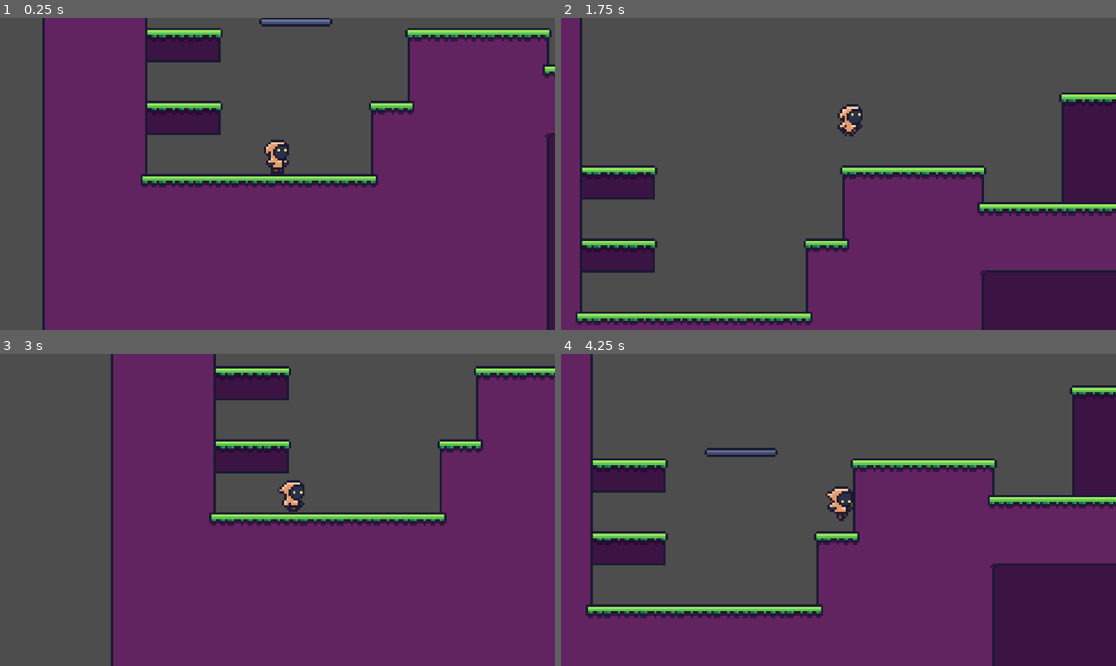
Above: before the commit, frames 1-4 (two rows, left to right).
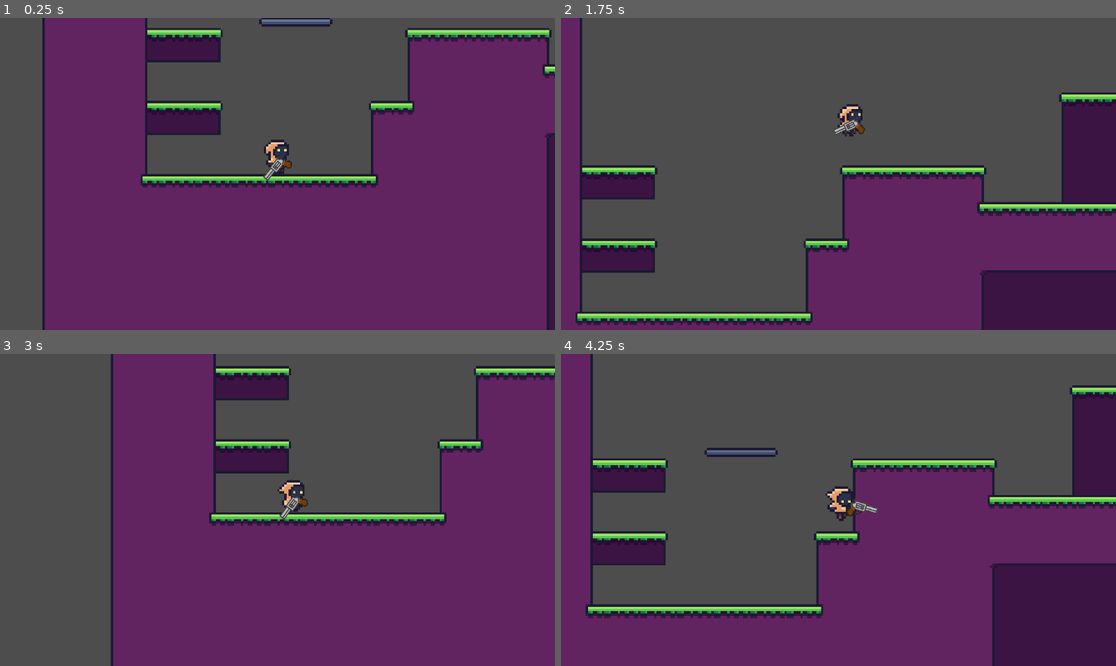
Above: after the commit, the same moments.

Repository: Greeper-T/godotTestProject2DRougePlatformer
Game: Godot game, scene res://assets/scenes/playable/area_1.tscn
Two runs of this game, one before a commit and one after it. Both use one fixed random seed, a clock stepped at 60 frames per second and the inputs below.
Inputs (mouse positions are in pixels of both pictures, inside the frame that each line leads up to):
- Up to frame 1 (0.25 s): no input
- Up to frame 2 (1.75 s): move the mouse to (960, 158) at 0.52 s; hold Shift (sprint) 0.53-1.28 s; hold D (moveRight) from 0.53 s (still down); tap Space (jump) at 0.77, 1.52 s; move the mouse to (727, 189) at 1.27 s; tap Shift (sprint) at 1.35 s
- Up to frame 3 (3 s): move the mouse to (333, 441) at 2.02 s; release D (moveRight) at 2.03 s; hold A (moveLeft) 2.03-2.78 s; hold Shift (sprint) 2.03-2.78 s; move the mouse to (249, 572) at 2.77 s; hold D (moveRight) from 2.78 s (still down); tap Shift (sprint) at 2.85 s
- Up to frame 4 (4.25 s): keep holding D (moveRight); tap Space (jump) at 3.02, 3.77 s; move the mouse to (1005, 556) at 3.52 s; hold Shift (sprint) from 3.53 s (still down)

The runs differ from the first frame. In frame 1, 0.1% of the frame differs, in the area x 47-53%, y 44-53%; in frame 2, 0.1%; in frame 3, 0.1%; in frame 4, 0.2%, in the area x 51-58%, y 46-53%.

Commit message:
gun partial

Diff:
--- a/2dgametestproject/assets/scenes/areaFunctions/area_template.tscn
+++ b/2dgametestproject/assets/scenes/areaFunctions/area_template.tscn
@@ -1,7 +1,7 @@
 [gd_scene load_steps=6 format=3 uid="uid://wcax7nv42gkc"]
 
 [ext_resource type="Texture2D" uid="uid://b0q78ik8ygp5y" path="res://assets/sprites/tiles_1.png" id="1_vme8i"]
-[ext_resource type="PackedScene" uid="uid://d2l0t1tx054pt" path="res://assets/scenes/player.tscn" id="2_1evhl"]
+[ext_resource type="PackedScene" uid="uid://d2l0t1tx054pt" path="res://assets/scenes/playerStuff/player.tscn" id="2_1evhl"]
 [ext_resource type="PackedScene" uid="uid://cww25wrm4ycu1" path="res://assets/scenes/areaFunctions/portal.tscn" id="3_xx5pg"]
 
 [sub_resource type="TileSetAtlasSource" id="TileSetAtlasSource_ab1ui"]
--- /dev/null
+++ b/2dgametestproject/assets/scenes/playerStuff/gun.tscn
@@ -0,0 +1,12 @@
+[gd_scene load_steps=3 format=3 uid="uid://ctcrgjuc2gwmc"]
+
+[ext_resource type="Script" path="res://assets/scripts/gun.gd" id="1_wnbu3"]
+[ext_resource type="Texture2D" uid="uid://c6gltlx50uge0" path="res://assets/sprites/gun.png" id="2_5j8aa"]
+
+[node name="gun" type="Node2D"]
+script = ExtResource("1_wnbu3")
+
+[node name="Sprite2D" type="Sprite2D" parent="."]
+position = Vector2(5, -1)
+scale = Vector2(0.0569498, 0.0541237)
+texture = ExtResource("2_5j8aa")
--- a/2dgametestproject/assets/scenes/player.tscn
+++ b/2dgametestproject/assets/scenes/playerStuff/player.tscn
@@ -1,59 +1,60 @@
-[gd_scene load_steps=19 format=3 uid="uid://d2l0t1tx054pt"]
+[gd_scene load_steps=20 format=3 uid="uid://d2l0t1tx054pt"]
 
-[ext_resource type="Script" path="res://assets/scripts/playerController.gd" id="1_3xbbv"]
-[ext_resource type="Texture2D" uid="uid://2x2hl1f71e77" path="res://assets/sprites/player.png" id="1_381pq"]
-[ext_resource type="Script" path="res://assets/scripts/player_animator.gd" id="2_4y2mp"]
+[ext_resource type="Script" path="res://assets/scripts/playerController.gd" id="1_layom"]
+[ext_resource type="Script" path="res://assets/scripts/player_animator.gd" id="2_1rjcr"]
+[ext_resource type="Texture2D" uid="uid://2x2hl1f71e77" path="res://assets/sprites/player.png" id="3_h55n8"]
+[ext_resource type="PackedScene" uid="uid://ctcrgjuc2gwmc" path="res://assets/scenes/playerStuff/gun.tscn" id="4_x0kyn"]
 
 [sub_resource type="AtlasTexture" id="AtlasTexture_4le1s"]
-atlas = ExtResource("1_381pq")
+atlas = ExtResource("3_h55n8")
 region = Rect2(0, 48, 16, 16)
 
 [sub_resource type="AtlasTexture" id="AtlasTexture_iddn4"]
-atlas = ExtResource("1_381pq")
+atlas = ExtResource("3_h55n8")
 region = Rect2(0, 0, 16, 16)
 
 [sub_resource type="AtlasTexture" id="AtlasTexture_igab3"]
-atlas = ExtResource("1_381pq")
+atlas = ExtResource("3_h55n8")
 region = Rect2(16, 0, 16, 16)
 
 [sub_resource type="AtlasTexture" id="AtlasTexture_bo65r"]
-atlas = ExtResource("1_381pq")
+atlas = ExtResource("3_h55n8")
 region = Rect2(32, 0, 16, 16)
 
 [sub_resource type="AtlasTexture" id="AtlasTexture_o0pk2"]
-atlas = ExtResource("1_381pq")
+atlas = ExtResource("3_h55n8")
 region = Rect2(48, 0, 16, 16)
 
 [sub_resource type="AtlasTexture" id="AtlasTexture_yp7ka"]
-atlas = ExtResource("1_381pq")
+atlas = ExtResource("3_h55n8")
 region = Rect2(64, 0, 16, 16)
 
 [sub_resource type="AtlasTexture" id="AtlasTexture_o2k2w"]
-atlas = ExtResource("1_381pq")
+atlas = ExtResource("3_h55n8")
 region = Rect2(80, 0, 16, 16)
 
 [sub_resource type="AtlasTexture" id="AtlasTexture_dif6c"]
-atlas = ExtResource("1_381pq")
+atlas = ExtResource("3_h55n8")
 region = Rect2(96, 0, 16, 16)
 
 [sub_resource type="AtlasTexture" id="AtlasTexture_7xkua"]
-atlas = ExtResource("1_381pq")
+atlas = ExtResource("3_h55n8")
 region = Rect2(0, 32, 16, 16)
 
 [sub_resource type="AtlasTexture" id="AtlasTexture_scby7"]
-atlas = ExtResource("1_381pq")
+atlas = ExtResource("3_h55n8")
 region = Rect2(0, 16, 16, 16)
 
 [sub_resource type="AtlasTexture" id="AtlasTexture_q52nk"]
-atlas = ExtResource("1_381pq")
+atlas = ExtResource("3_h55n8")
 region = Rect2(16, 16, 16, 16)
 
 [sub_resource type="AtlasTexture" id="AtlasTexture_2tyrr"]
-atlas = ExtResource("1_381pq")
+atlas = ExtResource("3_h55n8")
 region = Rect2(32, 16, 16, 16)
 
 [sub_resource type="AtlasTexture" id="AtlasTexture_v8bee"]
-atlas = ExtResource("1_381pq")
+atlas = ExtResource("3_h55n8")
 region = Rect2(48, 16, 16, 16)
 
 [sub_resource type="SpriteFrames" id="SpriteFrames_mwu2u"]
@@ -150,3 +151,6 @@
 [node name="CollisionShape2D" type="CollisionShape2D" parent="."]
 position = Vector2(0, -7)
 shape = SubResource("CapsuleShape2D_qo5t3")
+
+[node name="gun" parent="." instance=ExtResource("4_x0kyn")]
+position = Vector2(4, -5)
--- /dev/null
+++ b/2dgametestproject/assets/scripts/gun.gd
@@ -0,0 +1,17 @@
+extends Node2D
+
+
+# Called when the node enters the scene tree for the first time.
+func _ready() -> void:
+	pass # Replace with function body.
+
+
+# Called every frame. 'delta' is the elapsed time since the previous frame.
+func _process(delta: float) -> void:
+	look_at(get_global_mouse_position())
+
+	rotation_degrees = wrap(rotation_degrees, 0 , 360)
+	if rotation_degrees > 90 and rotation_degrees < 270:
+		scale.y  = -1
+	else:
+		scale.y = 1
--- a/2dgametestproject/assets/scripts/playerController.gd
+++ b/2dgametestproject/assets/scripts/playerController.gd
@@ -51,4 +51,6 @@
 	else:
 		velocity.x = move_toward(velocity.x, 0, speedMultiplier * speed)
 
+
+
 	move_and_slide()
--- a/2dgametestproject/project.godot
+++ b/2dgametestproject/project.godot
@@ -46,10 +46,16 @@
 "events": [Object(InputEventKey,"resource_local_to_scene":false,"resource_name":"","device":-1,"window_id":0,"alt_press …(192 unchanged characters)…
 ]
 }
+fireBullet={
+"deadzone": 0.5,
+"events": [Object(InputEventMouseButton,"resource_local_to_scene":false,"resource_name":"","device":-1,"window_id":0,"alt_pressed":false,"shift_pressed":false,"ctrl_pressed":false,"meta_pressed":false,"button_mask":0,"position":Vector2(0, 0),"global_position":Vector2(0, 0),"factor":1.0,"button_index":1,"canceled":false,"pressed":false,"double_click":false,"script":null)
+]
+}
 
 [layer_names]
 
 2d_physics/layer_1="player"
+2d_physics/layer_2="bullet"
 2d_physics/layer_9="ground"
 2d_physics/layer_10="oneWayGround"
 2d_physics/layer_17="transitions"
Not shown: 2 places in 2dgametestproject/assets/scenes/playerStuff/player.tscn that only renumber resources
Binary file added: 2dgametestproject/assets/sprites/gun.png
Not shown, added: 2dgametestproject/assets/sprites/gun.png.import
